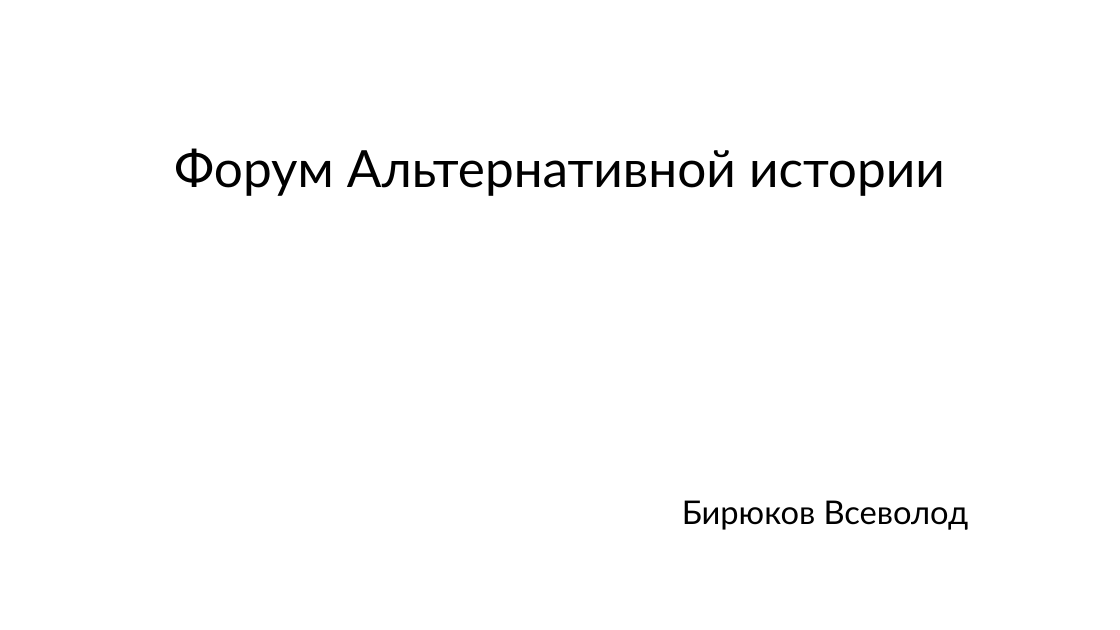
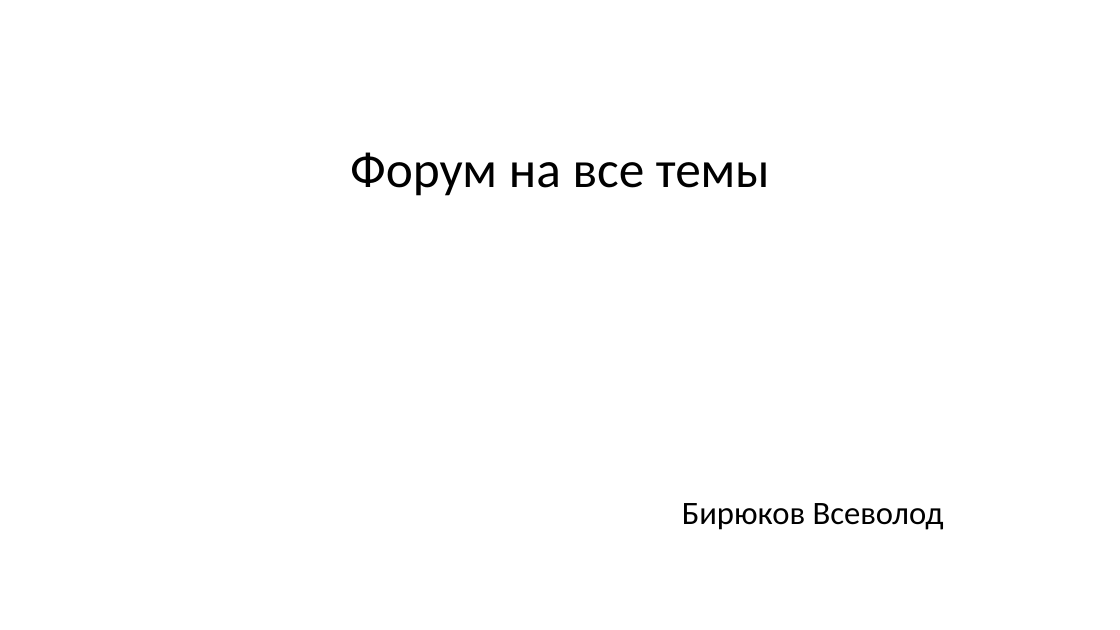
Before and after one commit to itbortnik/forum, a slide deck: slide 1 of Форум Альтернативной истории.pptx. Drawn at 1120x630 pixels with LibreOffice and Linux fonts; fonts in the diff are those of the drawing. Boxes give left, top, right and bottom in pixels: in the first picture for what was removed or moved away, otherwise in the second. Text is boxed around its words. In the diff, an @@ line names an element or a change of style, - is before the commit and + after.

```diff
--- a/Форум Альтернативной истории.pptx
+++ b/Форум Альтернативной истории.pptx
@@ title at (350,152,770,196): text changed; font Lato to Calibri @@
-Форум Альтернативной истории
+Форум на все темы
@@ text "Бирюков Всеволод" at (682,503,944,530): font Lato to Calibri @@
```
Also in this commit, not shown: 2 other slides changed.
